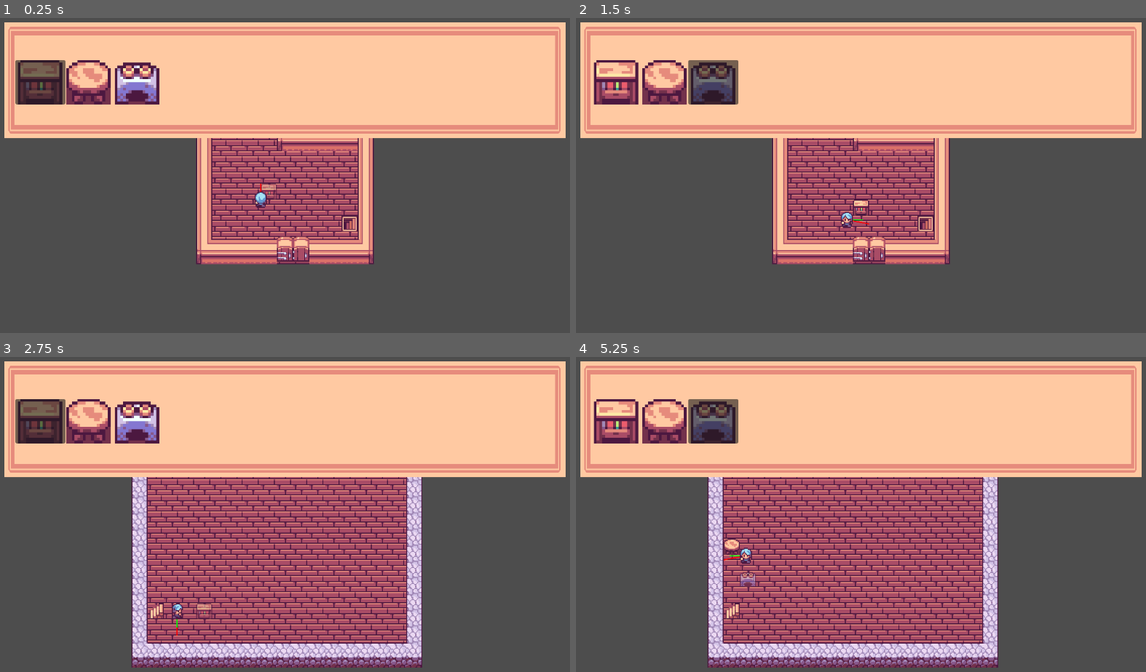
Above: before the commit, frames 1-4 (two rows, left to right).
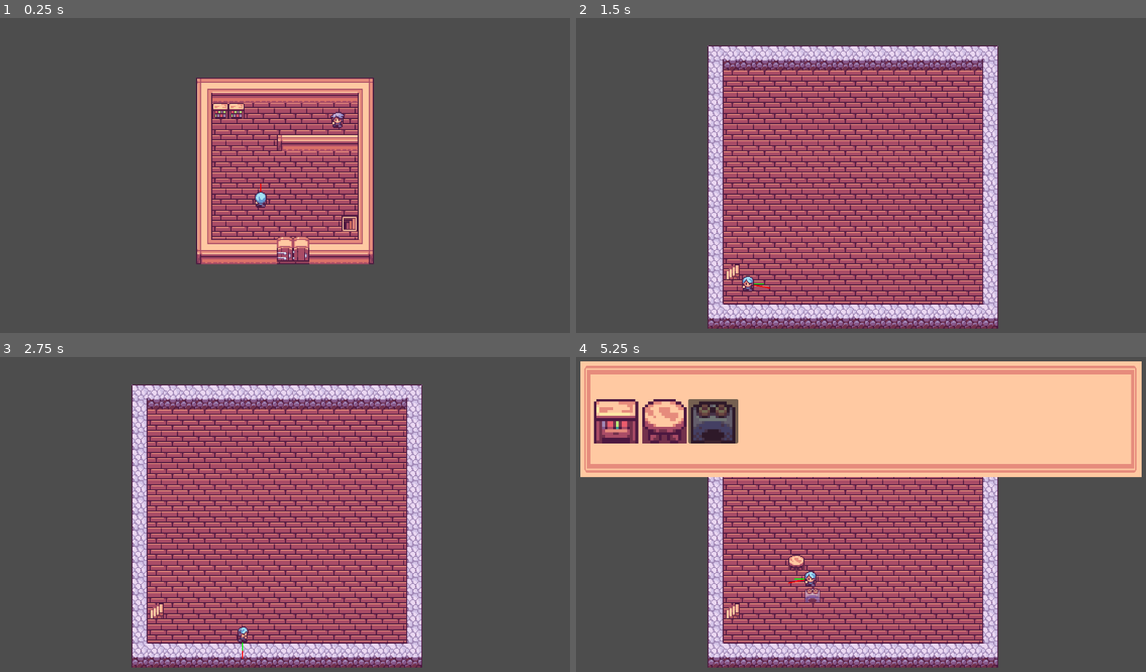
Above: after the commit, the same moments.

Repository: ToxicGLaDOS/hotel_game
Game: Godot game, scene res://main.tscn
Same seed, same stepped clock (60 frames per second), same inputs: the game is played once before the commit and once after it.
Inputs:
- Up to frame 1 (0.25 s): no input
- Up to frame 2 (1.5 s): tap Enter at 0.5 s; hold D (move_right) 0.53-1.28 s; hold Space (interact) 0.53-1.28 s; tap E (next_item) at 0.8, 1.35 s; hold Down (move_down) from 1.28 s (still down)
- Up to frame 3 (2.75 s): tap Q (previous_item) at 1.55, 2.1 s; tap Space (interact) at 2 s; release Down (move_down) at 2.03 s; hold D (move_right) from 2.03 s (still down); tap 1 (set_default_mode, bound only after the commit) at 2.3 s
- Up to frame 4 (5.25 s): release D (move_right) at 2.78 s; hold Up (move_up) 2.78-3.53 s; tap 1 (set_default_mode, bound only after the commit) at 2.85 s; tap 2 (set_placing_mode, bound only after the commit) at 3.05, 3.6 s; hold Space (interact) 3.53-4.28 s; hold Left (move_left) 3.53-5.03 s; tap Enter at 4.25 s; tap Space (interact) at 4.35, 5 s; tap E (next_item) at 4.55, 5.1 s; hold Down (move_down) from 5.03 s (still down)

The runs differ from the first frame. In frame 1, 35% of the frame differs, in the area x 0-100%, y 1-58%; in frame 2, 59%, in the area x 0-100%, y 1-99%; in frame 3, 36%; in frame 4, 0.7%.

Commit message:
Break item placing mode out from default mode

Diff:
--- a/main.tscn
+++ b/main.tscn
@@ -403,6 +403,7 @@
 text = "Hello goober. You're a goofball teehee"
 
 [node name="ItemSelector" type="MarginContainer" parent="CanvasLayer" node_paths=PackedStringArray("selector", "hbox")]
+visible = false
 anchors_preset = 10
 anchor_right = 1.0
 offset_bottom = 270.0
--- a/player.gd
+++ b/player.gd
@@ -9,11 +9,13 @@
 @export var camera: Camera2D
 @export var item_selector: ItemSelector
 enum directions {UP, RIGHT, DOWN, LEFT}
+enum modes {DEFAULT, PLACING}
 
 var facing = directions.UP
 var player_enabled = true
 var transparent_layer = 0
 var tileset_source_id = 0
+var input_mode = modes.DEFAULT
 
 
 func _draw():
@@ -24,15 +26,24 @@
 func _process(_delta):
     preview_tilemap.clear_layer(transparent_layer)
 
-    # Create the preview of the placement
-    if can_place():
-        preview_tilemap.set_cell(transparent_layer, preview_tilemap.local_to_map(get_interaction_point()), tileset_source_id, item_selector.selected_tile_position)
+    if player_enabled:
+        if input_mode == modes.PLACING:
+            # Create the preview of the placement
+            if can_place():
+                preview_tilemap.set_cell(transparent_layer, preview_tilemap.local_to_map(get_interaction_point()), tileset_source_id, item_selector.selected_tile_position)
+            if Input.is_action_just_pressed("next_item"):
+                item_selector.next_item()
+            if Input.is_action_just_pressed("previous_item"):
+                item_selector.previous_item()
 
-    if player_enabled:
-        if Input.is_action_just_pressed("next_item"):
-            item_selector.next_item()
-        if Input.is_action_just_pressed("previous_item"):
-            item_selector.previous_item()
+        if Input.is_action_just_pressed("set_placing_mode"):
+            input_mode = modes.PLACING
+            item_selector.visible = true
+
+        if Input.is_action_just_pressed("set_default_mode"):
+            input_mode = modes.DEFAULT
+            item_selector.visible = false
+
         if Input.is_action_just_pressed("interact"):
             var space_state = get_world_2d().direct_space_state
             # use global coordinates, not local to node
@@ -40,7 +51,7 @@
             var result = space_state.intersect_ray(query)
             if result and result.collider.has_method("interact"):
                 result.collider.interact()
-            elif can_place():
+            elif can_place() and input_mode == modes.PLACING:
                 var player_interaction_layer = 2
                 var tileset_id = 2
                 var place_tile_position = real_tilemap.local_to_map(get_interaction_point())
--- a/project.godot
+++ b/project.godot
@@ -60,6 +60,16 @@
 "events": [Object(InputEventKey,"resource_local_to_scene":false,"resource_name":"","device":-1,"window_id":0,"alt_pressed":false,"shift_pressed":false,"ctrl_pressed":false,"meta_pressed":false,"pressed":false,"keycode":0,"physical_keycode":81,"key_label":0,"unicode":113,"echo":false,"script":null)
 ]
 }
+set_placing_mode={
+"deadzone": 0.5,
+"events": [Object(InputEventKey,"resource_local_to_scene":false,"resource_name":"","device":-1,"window_id":0,"alt_pressed":false,"shift_pressed":false,"ctrl_pressed":false,"meta_pressed":false,"pressed":false,"keycode":0,"physical_keycode":50,"key_label":0,"unicode":50,"echo":false,"script":null)
+]
+}
+set_default_mode={
+"deadzone": 0.5,
+"events": [Object(InputEventKey,"resource_local_to_scene":false,"resource_name":"","device":-1,"window_id":0,"alt_pressed":false,"shift_pressed":false,"ctrl_pressed":false,"meta_pressed":false,"pressed":false,"keycode":0,"physical_keycode":49,"key_label":0,"unicode":49,"echo":false,"script":null)
+]
+}
 
 [rendering]
 
